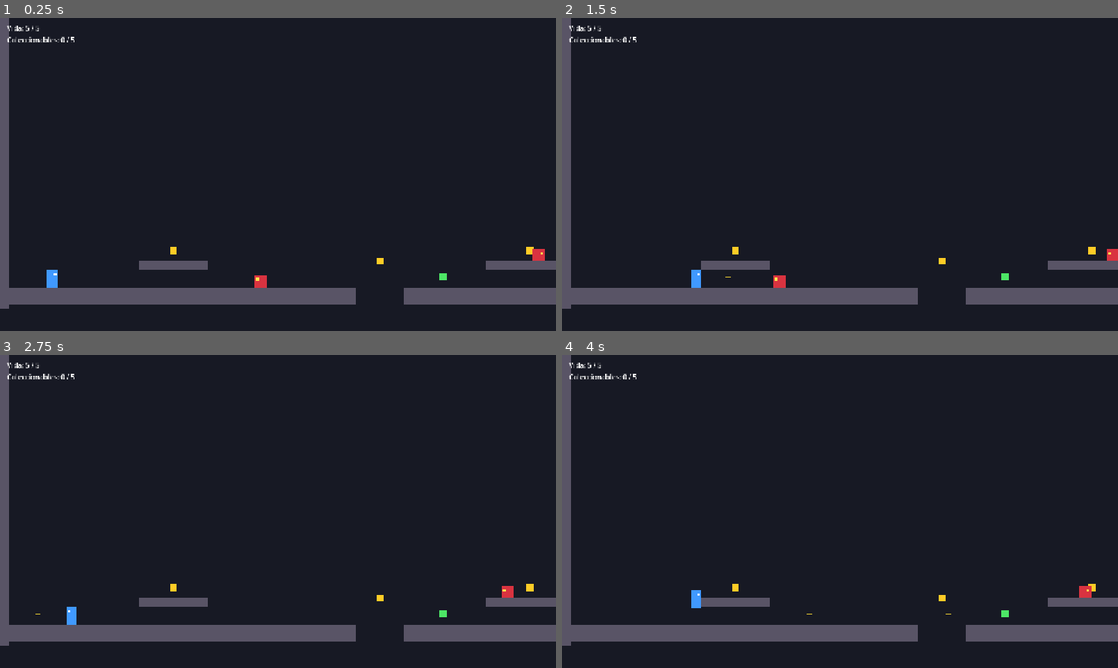
Above: before the commit, frames 1-4 (two rows, left to right).
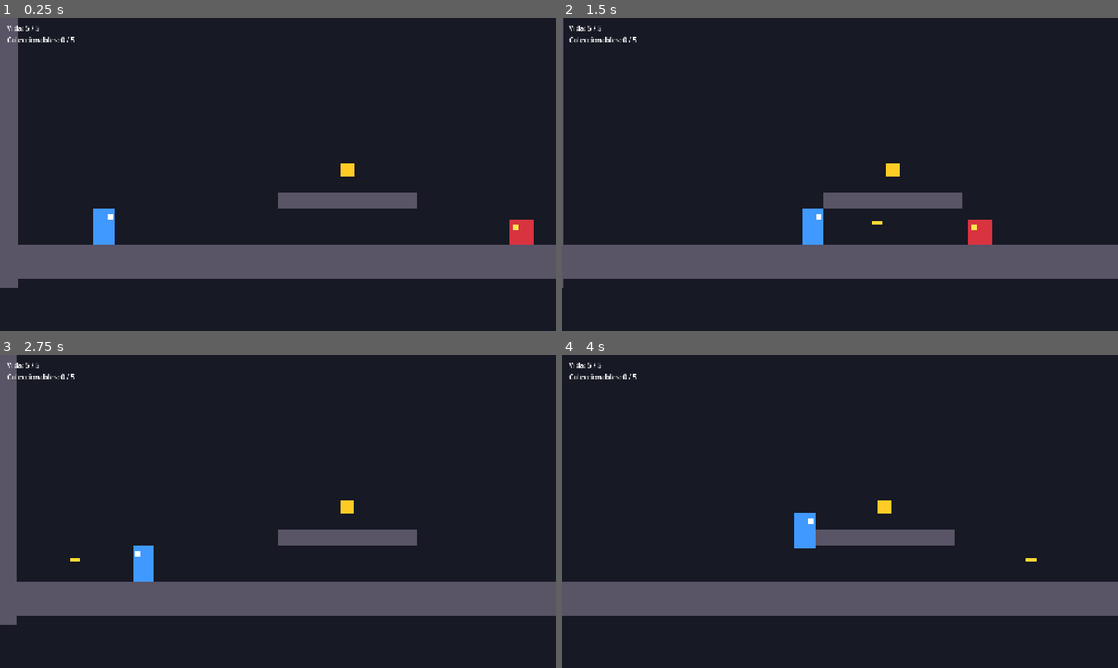
Above: after the commit, the same moments.

Repository: DimitriHX/guardianes-brazaletes
Game: Godot game, scene res://levels/TestLevel.tscn
Same seed, same stepped clock (60 frames per second), same inputs: the game is played once before the commit and once after it.
Inputs:
- Up to frame 1 (0.25 s): no input
- Up to frame 2 (1.5 s): hold J (shoot) 0.53-1.28 s; hold D (move_right) from 0.53 s (still down); tap Space (jump) at 0.77 s; tap J (shoot) at 1.35 s
- Up to frame 3 (2.75 s): tap Space (jump) at 1.52 s; release D (move_right) at 2.03 s; hold A (move_left) from 2.03 s (still down); hold J (shoot) from 2.03 s (still down)
- Up to frame 4 (4 s): release A (move_left) at 2.78 s; release J (shoot) at 2.78 s; hold D (move_right) from 2.78 s (still down); tap J (shoot) at 2.85 s; tap Space (jump) at 3.02, 3.77 s; hold J (shoot) from 3.53 s (still down)

The runs differ from the first frame. In frame 1, 18% of the frame differs, in the area x 0-100%, y 0-93%; in frame 2, 18%; in frame 3, 18%; in frame 4, 18%.

Commit message:
Sprint A: GameCamera y plan fusionado
- GameCamera: zoom cerrado x2, smoothing, márgenes de arrastre verticales,
  look-ahead hacia donde mira el jugador y límites desde CameraBounds
- Zoom mínimo dinámico para que la vista nunca supere el mapa (ventanas altas)
- Look-ahead sobre position (los límites no recortan offset en Godot 4)
- Plan A-E fusionado con los sprints 10-12 en sprints.md
- Test de regresión de la cámara

Co-Authored-By: Claude Opus 5.5 <noreply@anthropic.com>

Diff:
--- /dev/null
+++ b/components/GameCamera.gd
@@ -0,0 +1,96 @@
+class_name GameCamera
+extends Camera2D
+## Cámara de juego reutilizable:
+## - Zoom cerrado sobre el objetivo (sprites más grandes). Si la ventana es
+##   muy alta o ancha, el zoom sube lo justo para que la vista quepa en los
+##   límites y nunca se vea el vacío.
+## - Seguimiento suave (position_smoothing) y márgenes de arrastre verticales
+##   para que los saltos pequeños no muevan la cámara.
+## - Look-ahead: se adelanta hacia donde mira el objetivo (propiedad `facing`).
+##   Se aplica sobre `position` (no `offset`), porque en Godot 4 los límites no
+##   recortan `offset`. `offset` queda libre para efectos como el shake.
+## - Límites automáticos: toma el rectángulo del primer nodo Control del grupo
+##   `bounds_group` (un ReferenceRect "CameraBounds" en el nivel).
+
+## Nodo a seguir. Vacío = el padre (lo normal: la cámara cuelga del Player).
+@export var target: Node2D
+## Zoom deseado. El real puede ser mayor si la vista no cabe en los límites.
+@export_range(0.5, 4.0, 0.1) var zoom_level: float = 2.0
+@export_group("Look-ahead")
+@export var look_ahead_distance: float = 48.0
+## Rapidez con la que el look-ahead alcanza su posición (mayor = más brusco).
+@export var look_ahead_speed: float = 3.0
+@export_group("Límites")
+@export var bounds_group: StringName = &"camera_bounds"
+
+var _follows_parent: bool = true
+var _look_ahead: float = 0.0
+var _bounds: Rect2 = Rect2()
+var _has_bounds: bool = false
+
+
+func _ready() -> void:
+	if target == null:
+		target = get_parent() as Node2D
+	_follows_parent = target == get_parent()
+	_apply_bounds_from_group()
+	get_viewport().size_changed.connect(_update_zoom)
+	_update_zoom()
+	if target != null:
+		_snap_to_target()
+
+
+func _process(delta: float) -> void:
+	if target == null or not is_instance_valid(target):
+		return
+	var facing_value: Variant = target.get("facing")
+	var facing: float = float(facing_value) if facing_value != null else 0.0
+	var weight: float = 1.0 - exp(-look_ahead_speed * delta)
+	_look_ahead = lerpf(_look_ahead, facing * look_ahead_distance, weight)
+	if _follows_parent:
+		position.x = _look_ahead
+	else:
+		global_position = target.global_position + Vector2(_look_ahead, 0.0)
+
+
+## Fija los límites a un rectángulo en coordenadas globales.
+func set_bounds(rect: Rect2) -> void:
+	_bounds = rect
+	_has_bounds = true
+	limit_left = floori(rect.position.x)
+	limit_top = floori(rect.position.y)
+	limit_right = ceili(rect.end.x)
+	limit_bottom = ceili(rect.end.y)
+	_update_zoom()
+
+
+func _apply_bounds_from_group() -> void:
+	var bounds: Control = get_tree().get_first_node_in_group(bounds_group) as Control
+	if bounds == null:
+		push_warning("GameCamera: no hay nodo en el grupo '%s'; se usan los límites del inspector." % bounds_group)
+		return
+	set_bounds(bounds.get_global_rect())
+
+
+func _update_zoom() -> void:
+	if not is_inside_tree():
+		return
+	var z: float = zoom_level
+	if _has_bounds and _bounds.size.x > 0.0 and _bounds.size.y > 0.0:
+		var view: Vector2 = get_viewport_rect().size
+		z = maxf(z, maxf(view.x / _bounds.size.x, view.y / _bounds.size.y))
+	if is_equal_approx(zoom.x, z):
+		return
+	zoom = Vector2(z, z)
+	# Recolocar al instante: si no, el suavizado enseña el vacío unos frames.
+	reset_smoothing()
+
+
+func _snap_to_target() -> void:
+	# Evita que la cámara "viaje" desde el origen al cargar el nivel.
+	_look_ahead = 0.0
+	if _follows_parent:
+		position.x = 0.0
+	else:
+		global_position = target.global_position
+	reset_smoothing()
--- a/levels/TestLevel.tscn
+++ b/levels/TestLevel.tscn
@@ -5,6 +5,7 @@
 [ext_resource type="PackedScene" path="res://entities/player/Player.tscn" id="3_player"]
 [ext_resource type="PackedScene" path="res://entities/enemies/EnemyBase.tscn" id="4_enemy"]
 [ext_resource type="PackedScene" path="res://entities/items/Pickup.tscn" id="5_pickup"]
+[ext_resource type="Script" path="res://components/GameCamera.gd" id="6_camera"]
 
 [sub_resource type="RectangleShape2D" id="Shape_Ground1"]
 size = Vector2(800, 40)
@@ -67,6 +68,15 @@
 horizontal_alignment = 1
 vertical_alignment = 1
 
+[node name="CameraBounds" type="ReferenceRect" parent="." groups=["camera_bounds"]]
+offset_left = -20.0
+offset_top = 100.0
+offset_right = 1920.0
+offset_bottom = 700.0
+mouse_filter = 2
+border_color = Color(0.2, 0.9, 1, 1)
+border_width = 3.0
+
 [node name="Background" type="ColorRect" parent="."]
 z_index = -10
 offset_left = -400.0
@@ -247,9 +257,11 @@
 [node name="Player" parent="." instance=ExtResource("3_player")]
 position = Vector2(100, 560)
 
-[node name="Camera2D" type="Camera2D" parent="Player"]
-limit_left = -20
-limit_top = -300
-limit_right = 1920
-limit_bottom = 700
+[node name="GameCamera" type="Camera2D" parent="Player"]
+limit_smoothed = true
 position_smoothing_enabled = true
+position_smoothing_speed = 6.0
+drag_vertical_enabled = true
+drag_top_margin = 0.25
+drag_bottom_margin = 0.15
+script = ExtResource("6_camera")
Not shown, added: .claude/skills/godot-validar/tests/test_camera.gd
Not shown, added: components/GameCamera.gd.uid
Not shown, changed: sprints.md
